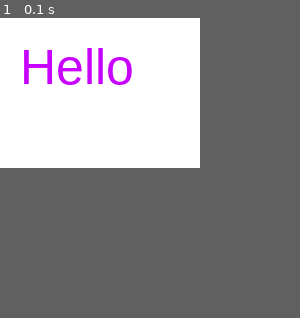
Above: before the commit, frame 1.
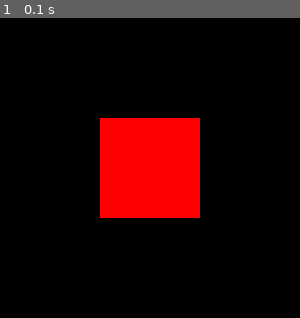
Above: after the commit, the same moment.

Repository: UCHMS19-20/final-project-fissssh-dylan-m
Game: pygame game, started from examples/pygame-basics/text.py
The game is run twice, just before and just after one commit, with the same random seed, the same clock (stepped at 60 frames per second) and the same inputs.
Inputs:
- Up to frame 1 (0.1 s): no input
In our replay, the window is 200x150 before the commit and 300x300 after it. These sizes can differ from the game's own. Grey fills any space a smaller window leaves; there, only what the larger window draws over its background counts as a difference.

The runs differ from the first frame. In frame 1, 39% of the frame differs, in the area x 0-67%, y 0-67%.

Commit message:
Title screen and other stuff

Diff:
--- a/examples/pygame-basics/text.py
+++ b/examples/pygame-basics/text.py
@@ -1,34 +1,23 @@
-import sys
 import pygame
 
-# Initialize pygame so it runs in the background and manages things
 pygame.init()
+pygame.display.set_caption('Crash!')
+window = pygame.display.set_mode((300, 300))
+running = True
 
-# Create a font object
-font = pygame.font.SysFont("Arial", 50)
-# Create text using the font
-text = font.render("Hello", True, (200,0,255))
-
-
-# Create a display. Size must be a tuple, which is why it's in parentheses
-screen = pygame.display.set_mode( (200, 150) )
-
-# fill the screen with white
-screen.fill( (255,255,255) )
-# draw text to screen
-screen.blit(text, (20, 20) )
-# update the display
-pygame.display.flip()
-
-# Main loop. Your game would go inside this loop
-while True:
-    # do something for each event in the event queue (list of things that happen)
+# Draw Once
+Rectplace = pygame.draw.rect(window, (255, 0, 0),(100, 100, 100, 100))
+pygame.display.update()
+# Main Loop
+while running:
+    # Mouse position and button clicking.
+    pos = pygame.mouse.get_pos()
+    pressed1, pressed2, pressed3 = pygame.mouse.get_pressed()
+    # Check if the rect collided with the mouse pos
+    # and if the left mouse button was pressed.
+    if Rectplace.collidepoint(pos) and pressed1:
+        print("You have opened a chest!")
+    # Quit pygame.
     for event in pygame.event.get():
-
-        # This line will print each event to the terminal
-        print(event)
-
-        # Check to see if the current event is a QUIT event
         if event.type == pygame.QUIT:
-            # If so, exit the program
-            sys.exit()
+            running = False
--- a/src/game.py
+++ /dev/null
@@ -1,7 +0,0 @@
-import time
-
-print("Welcome to the sample repository!")
-time.sleep(1)
-print("All the code for your game should go in the src folder")
-time.sleep(1)
-print("Now delete this file and make your own!")
